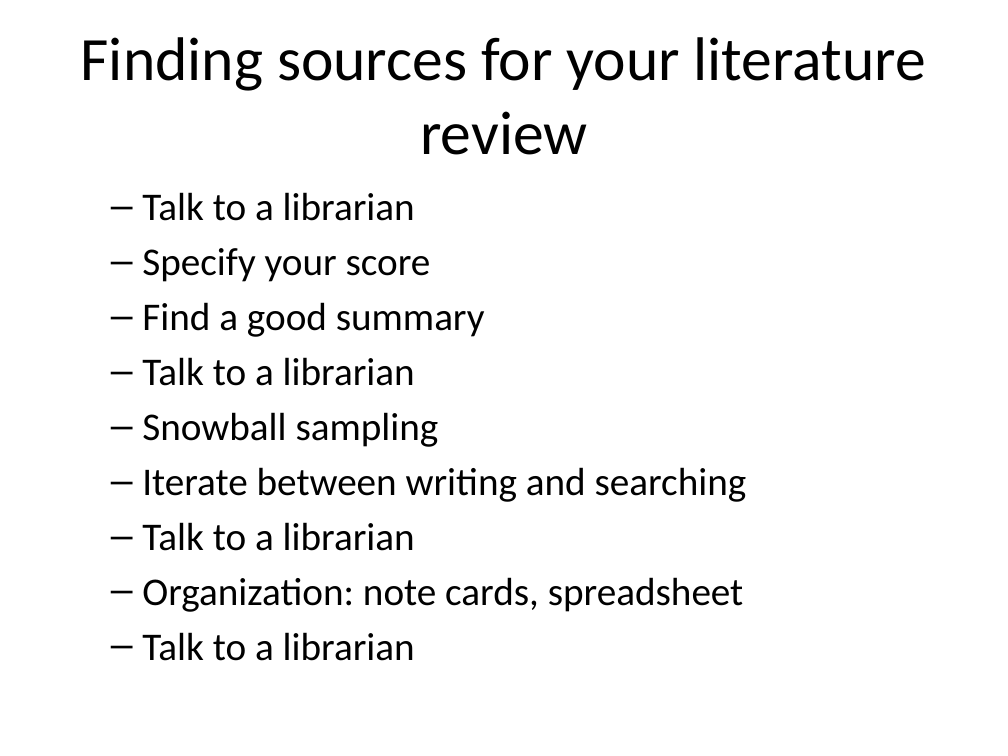
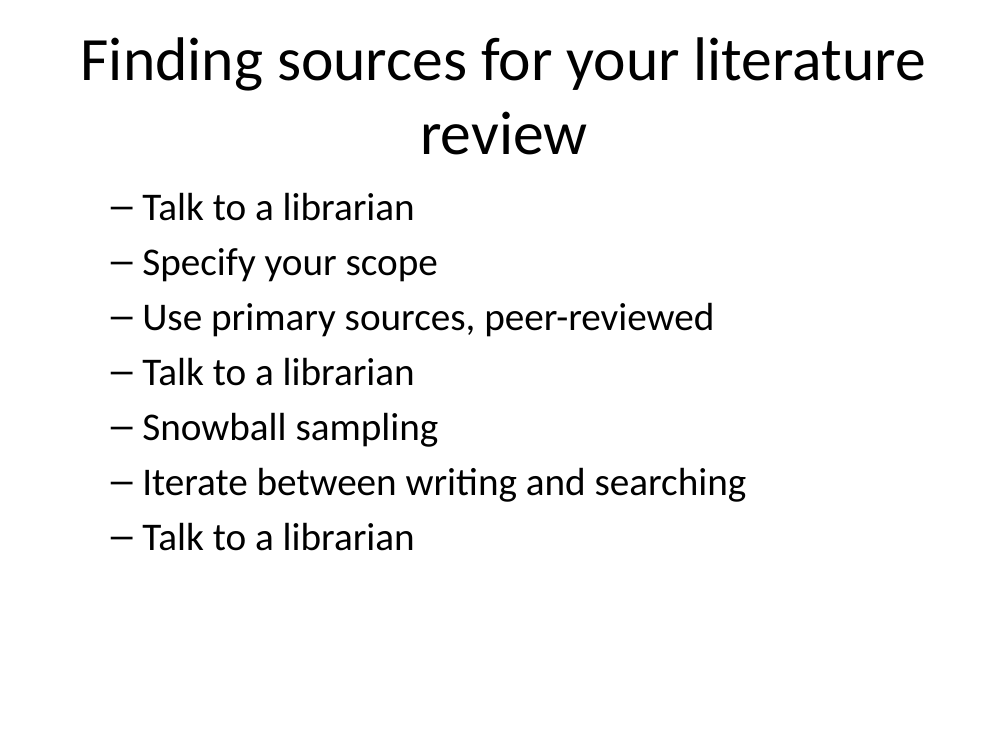
Before and after one commit to classes-medb/5510, a slide deck: slide 8 of doc/video-03-literature-review.pptx. Drawn at 1008x756 pixels with LibreOffice and Linux fonts; fonts in the diff are those of the drawing. Boxes give left, top, right and bottom in pixels: in the first picture for what was removed or moved away, otherwise in the second. Text is boxed around its words. In the diff, an @@ line names an element or a change of style, - is before the commit and + after.

```diff
--- a/doc/video-03-literature-review.pptx
+++ b/doc/video-03-literature-review.pptx
@@ text at (142, 248, 714, 337): text changed @@
-  – Specify your score
-  – Find a good summary
+  – Specify your scope
+  – Use primary sources, peer-reviewed
@@ text at (142, 577, 744, 661): paragraphs removed @@
-  – Organization: note cards, spreadsheet
-  – Talk to a librarian
```
Also in this commit, not shown: 9 other slides changed, 8 slides added, 15 slides removed, 8 other files.
